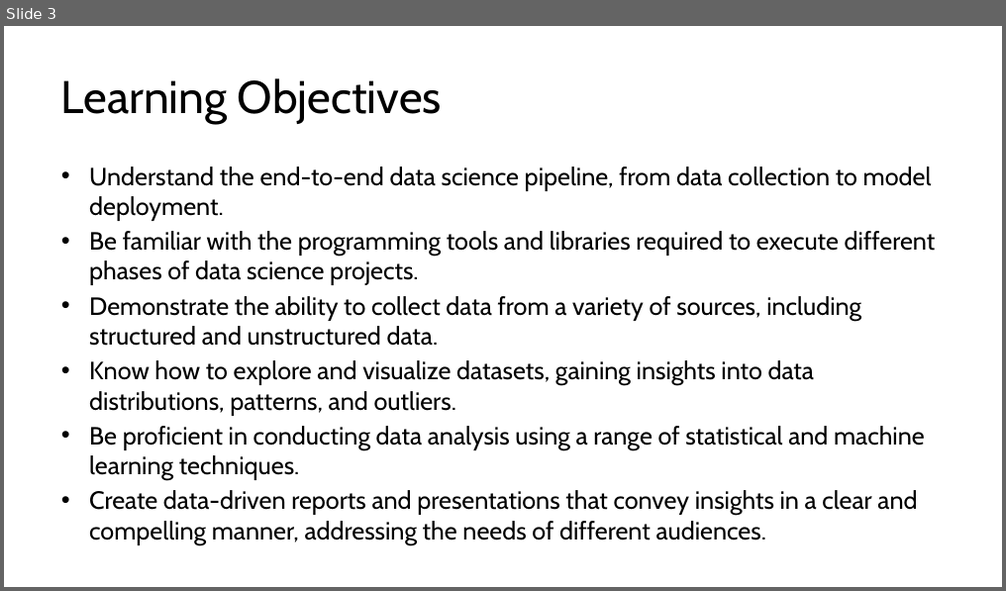
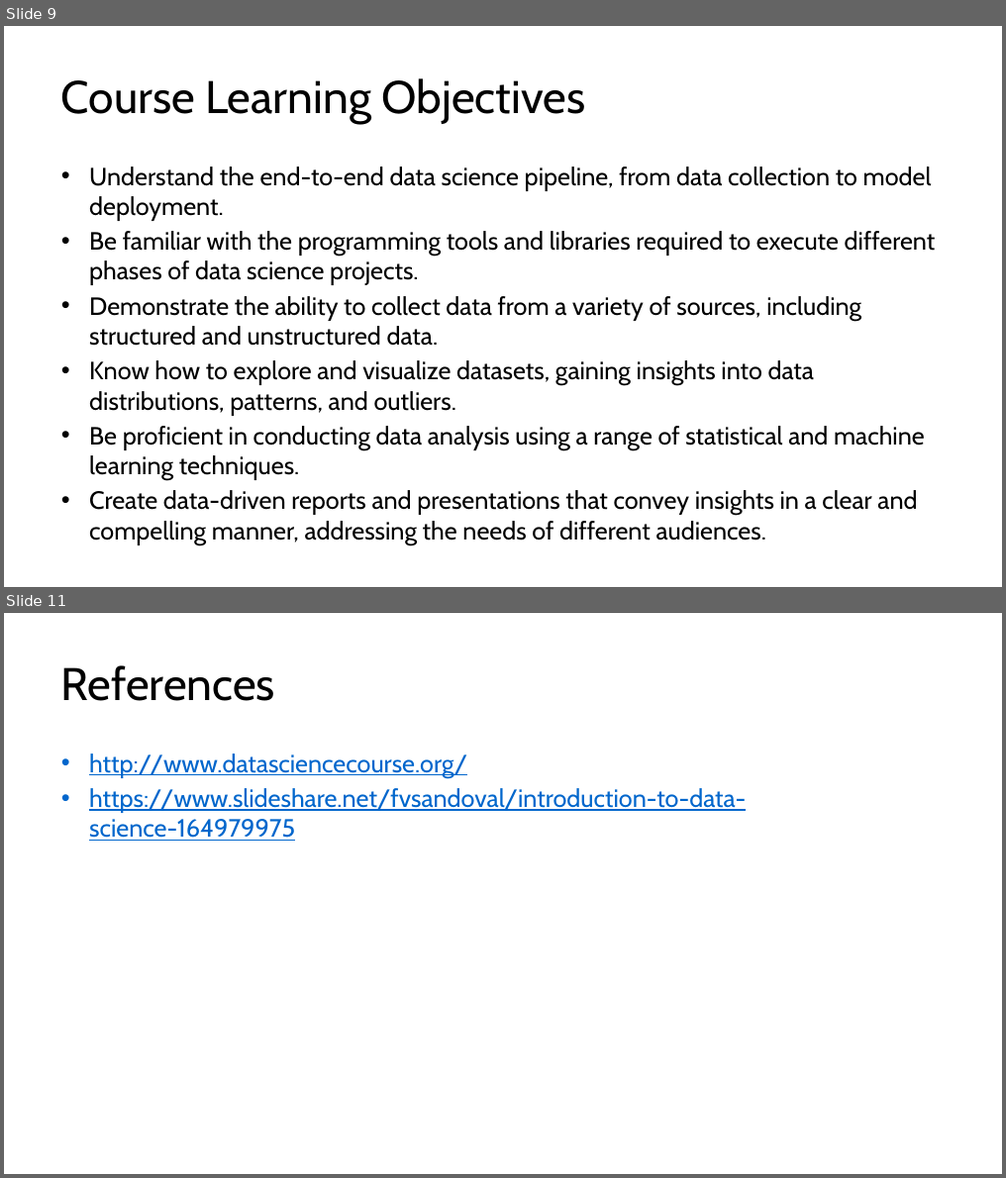
Before and after one commit to kershrita/Data-Science-Roadmap, a slide deck: slides/Session 01 - Introduction to Data Science.pptx. Shown one above the other, each under a label of ours: slide 3 before the commit, slides 9 and 11 after it; the slides between them are not shown. The pictures are 1006x591 and 1006x1178 pixels, drawn with LibreOffice and Linux fonts; fonts in the diff are those of the drawing. Boxes give left, top, right and bottom in pixels: in the first picture for what was removed or moved away, otherwise in the second. Text is boxed around its words. In the diff, an @@ line names an element or a change of style, - is before the commit and + after.

```diff
--- a/slides/Session 01 - Introduction to Data Science.pptx
+++ b/slides/Session 01 - Introduction to Data Science.pptx
@@ slide 11 added at (4, 613, 1002, 1174), background #FFFFFF @@
@@ title added at (61, 665, 275, 701), 44 pt, text #000000 @@
+References
@@ text added at (89, 754, 746, 841), 24 pt, text #0066CC, underline @@
+• http://www.datasciencecourse.org/
+• https://www.slideshare.net/fvsandoval/introduction-to-data-science-164979975
@@ what was slide 3 is now slide 9 @@
@@ slide 9 changed as well @@
@@ title at (61, 78, 585, 124): text changed @@
-Learning Objectives
+Course Learning Objectives
```
Also in this commit, not shown: 3 other slides changed, 7 other slides added, 1 other file.
